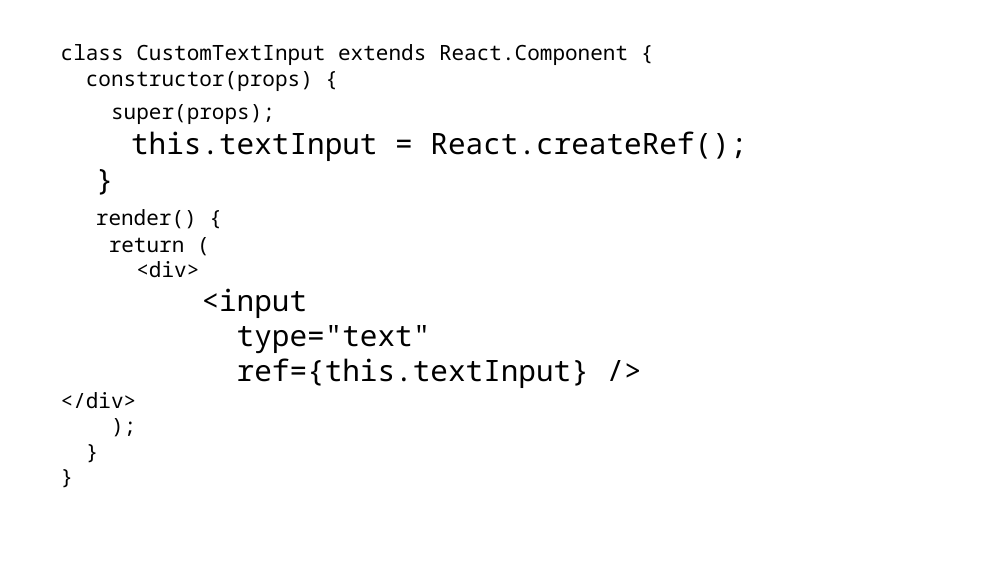
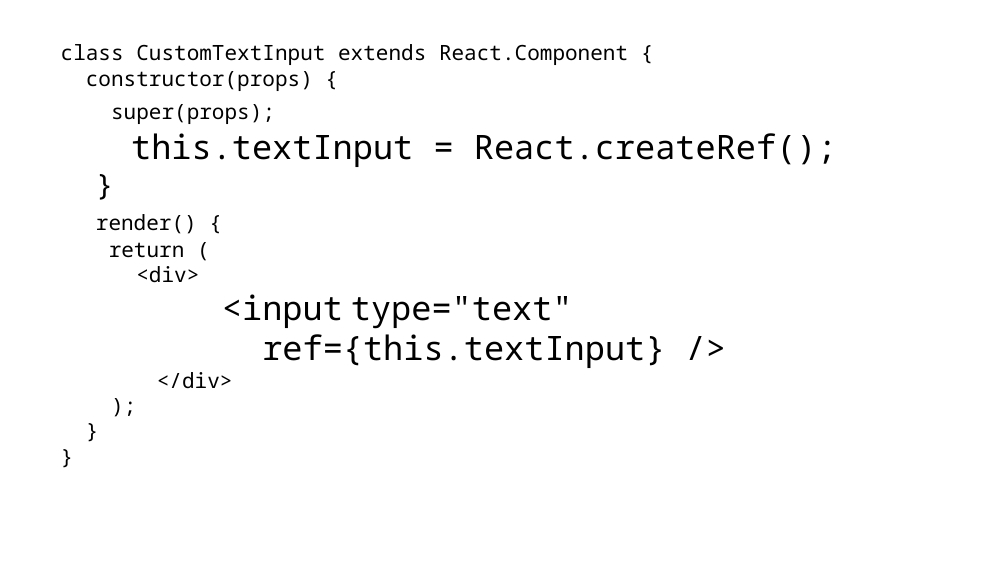
Before and after one commit to spiderpoul/react-redux-hooks, a slide deck: slide 9 of React.pptx (slide 17 before the commit). Drawn at 1008x567 pixels with LibreOffice and Linux fonts; fonts in the diff are those of the drawing. Boxes give left, top, right and bottom in pixels: in the first picture for what was removed or moved away, otherwise in the second. Text is boxed around its words. In the diff, an @@ line names an element or a change of style, - is before the commit and + after.

```diff
--- a/React.pptx
+++ b/React.pptx
@@ text at [131,133,837,368]: size 28 to 32 pt in "this.textInput = React.createRef();", "ref={this.textInput} />" @@
@@ text at [222,294,573,329]: text changed; size 28 to 32 pt @@
-<input
-type="text"
+<input type="text"
```
Also in this commit, not shown: 3 other slides changed, 32 other files.
